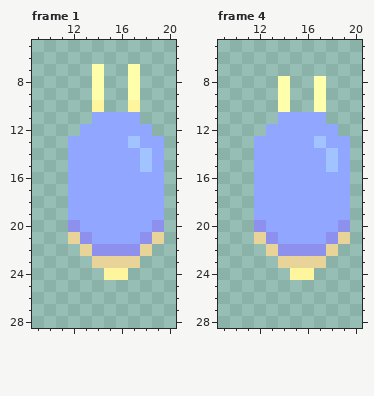
Pixel-art file -- The Fallen Guardian/Assets/Art/Characters/Enemies/Snail/Idle/Snail_Idle_Up.aseprite. That is the earlier state.
32x32 pixels, 8 frames. Shown: frame 1: x 9..20, y 5..28; frame 4: x 9..20, y 5..28. The commit also changed other frames, which this record leaves out.
After the commit:
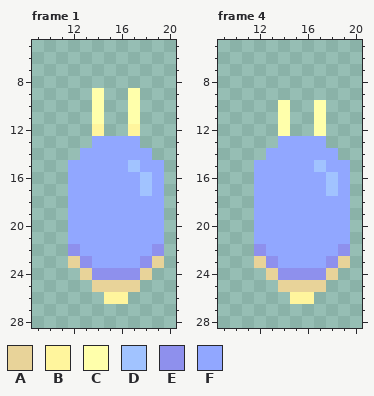
Palette (. is transparent): A #e8d399  B #fff59d  C #ffffab  D #a1c3ff  E #8e90ed  F #91a7ff
Author's note on the commit: Snail Basic Art & Animation
Changes in this commit:
Frame 1, layers "Shell", "Body":
y 7..8: x 14 C -> .; x 17 C -> .
y 10: x 14 B -> C; x 17 B -> C
y 11: x 14..17 FFFF -> C..C
y 12: x 13..18 FFFFFF -> .B..B.
y 13: x 12..13 FF -> ..; x 17..19 DFF -> F..
y 14: x 12 F -> .; x 18..19 DF -> F.
y 15: x 17..18 FD -> DF
y 16..17: x 18 F -> D
y 20: x 12 E -> F; x 19 E -> F
y 21: x 12..13 AE -> FF; x 18..19 EA -> FF
y 22: x 12..19 .AEEEEA. -> EFFFFFFE
y 23: x 12..19 ..AAAA.. -> AEFFFFEA
y 24: x 13..18 ..BB.. -> AEEEEA
y 25: x 14..17 .... -> AAAA
y 26: x 15..16 .. -> BB
Frame 4, layers "Shell", "Body":
y 8..9: x 14 C -> .; x 17 C -> .
y 11: x 14..17 FFFF -> C..C
y 12: x 13..18 FFFFFF -> .C..C.
y 13: x 12..13 FF -> ..; x 17..19 DFF -> F..
y 14: x 12 F -> .; x 18..19 DF -> F.
y 15: x 17..18 FD -> DF
y 16..17: x 18 F -> D
y 20: x 12 E -> F; x 19 E -> F
y 21: x 12..13 AE -> FF; x 18..19 EA -> FF
y 22: x 12..19 .AEEEEA. -> EFFFFFFE
y 23: x 12..19 ..AAAA.. -> AEFFFFEA
y 24: x 13..18 ..BB.. -> AEEEEA
y 25: x 14..17 .... -> AAAA
y 26: x 15..16 .. -> BB
Pixel boxes of the changes (left, top, right, bottom) in both pictures:
changed: (68, 64, 164, 304)
changed: (254, 76, 350, 304)
